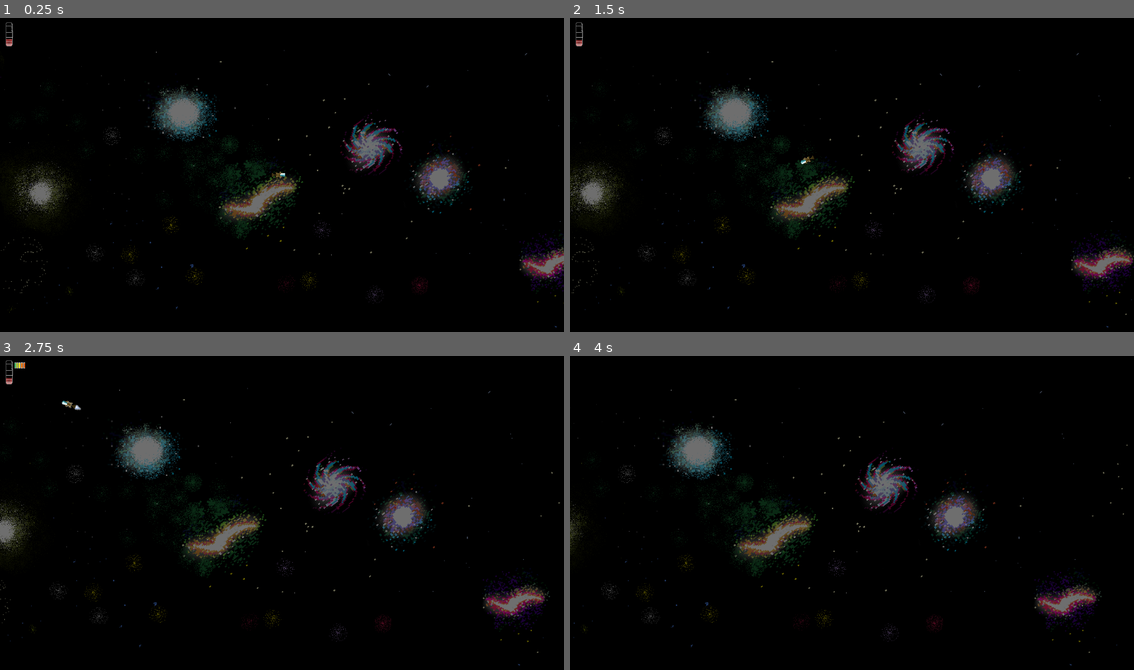
Above: before the commit, frames 1-4 (two rows, left to right).
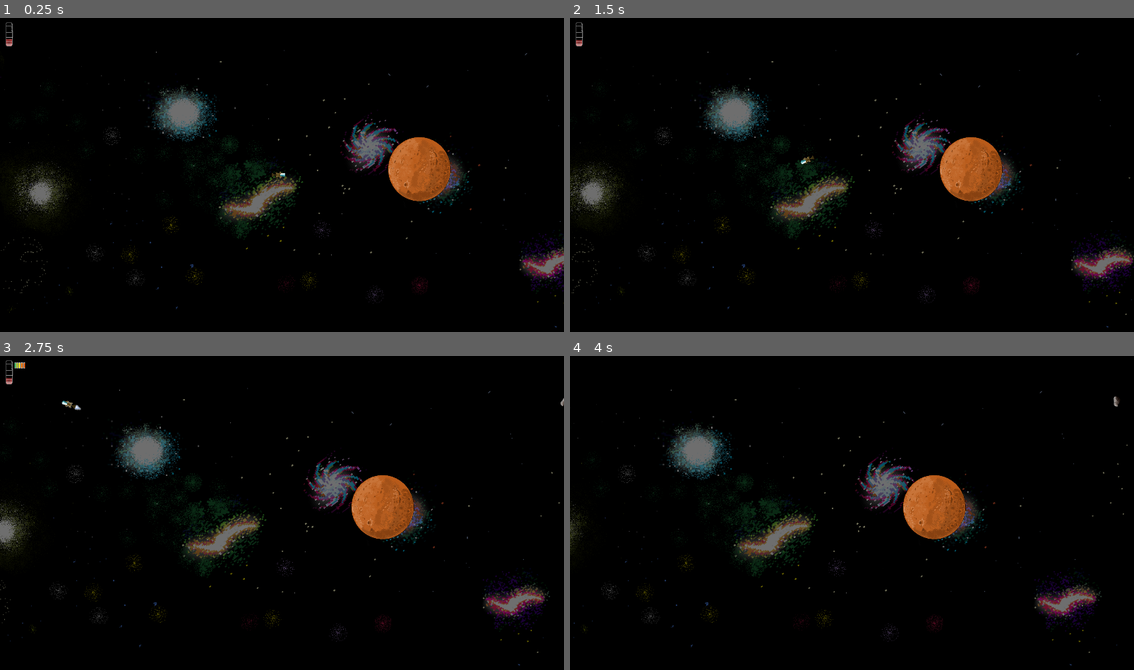
Above: after the commit, the same moments.

Repository: ricargoes/super-platypus-drifter
Game: Godot game, scene res://levels/ProceduralLevel.tscn
The game is run twice, just before and just after one commit, with the same random seed, the same clock (stepped at 60 frames per second) and the same inputs. The project has no main scene, so this scene is started directly.
Inputs:
- Up to frame 1 (0.25 s): no input
- Up to frame 2 (1.5 s): hold Right (ship_turn_right) 0.53-1.28 s; hold Space (ship_boost) 0.53-1.28 s; hold Left (ship_turn_left) from 1.28 s (still down); tap Space (ship_boost) at 1.35 s
- Up to frame 3 (2.75 s): release Left (ship_turn_left) at 2.03 s; hold Right (ship_turn_right) from 2.03 s (still down); hold Space (ship_boost) from 2.03 s (still down)
- Up to frame 4 (4 s): release Space (ship_boost) at 2.78 s; tap Space (ship_boost) at 2.85 s; release Right (ship_turn_right) at 3.53 s; hold Left (ship_turn_left) from 3.53 s (still down); hold Space (ship_boost) from 3.53 s (still down)

The runs differ from the first frame. In frame 1, 1.8% of the frame differs, in the area x 68-80%, y 37-59%; in frame 2, 1.8%; in frame 3, 1.8%; in frame 4, 1.8%, in the area x 59-98%, y 12-59%.
Error in both runs: Invalid get index 'position' (on base: 'previously freed instance'). (res://levels/Level.gd:28)

Commit message:
Sine generator working

Diff:
--- a/SPD.gd
+++ b/SPD.gd
@@ -30,15 +30,18 @@
 # Space entities info data
 var SPACE_ENTITIES_INFO = {
 	SPACE_ENTITIES.PLANET: SpaceEntityInfo.new(
-		preload("res://planets/Planet.tscn"), 1),
+		preload("res://planets/Planet.tscn"), 0),
 	SPACE_ENTITIES.ASTEROID: SpaceEntityInfo.new(
 		preload("res://actors/Asteroid.tscn"), 0.3),
 	SPACE_ENTITIES.BLACKHOLE: SpaceEntityInfo.new(
 		preload("res://actors/BlackHole.tscn"), 0.3),
 	SPACE_ENTITIES.BOMBPLANET: SpaceEntityInfo.new(
-		preload("res://planets/BombPlanet.tscn"), 0.1),
+		preload("res://planets/BombPlanet.tscn"), 0.9),
+}
+
+var PLANET_ENTITIES_INFO = {
 	SPACE_ENTITIES.FUELCAN: SpaceEntityInfo.new(
-		preload("res://powerups/FuelCan.tscn"), 1),
+		preload("res://powerups/FuelCan.tscn"), 0.8),
 	SPACE_ENTITIES.DARKENERGY: SpaceEntityInfo.new(
-		preload("res://powerups/DarkEnergy.tscn"), 10),
+		preload("res://powerups/DarkEnergy.tscn"), 0.95),
 }
--- a/levels/ProceduralManager.gd
+++ b/levels/ProceduralManager.gd
@@ -7,19 +7,19 @@
 # is kept. Each cell has a a list to hold the entities spawned inside it and
 # other fields to determine the spawning algorithm.
 
+# Form followed by the cleared area in the screen (space ensured empty)
 enum CELL_STYLES {
-
-	# Form followed by the cleared area in the screen (space ensured empty)
 	TUNNEL = 0,   # A strip in the middle of the screen
 	SIN = 1,      # A sine wave
 	SAW = 2,      # A saw (back an forth diagonally from top to bottom)
 	GOODLUCK = 3, # Disable the ensured space
-
-	# Vertical position for the cleared area
-	MIDDLE = -1,
-	TOP = 0,
+}
+
+# Vertical position for the cleared area
+enum CELL_HEIGHTS {
+	TOP = -1,
+	MIDDLE = 0,
 	BOTTOM = 1,
-
 }
 
 # Disable or enable the GOODLUCK cell style
@@ -43,27 +43,29 @@
 var cells = []
 
 # Editor configuration with defaul values
-export(float) var initial_density = 1
+export(float) var initial_density = 5
 export(int) var density_change_distance = 1960
-export(float) var density_change_ammount = 0.5
+export(float) var density_change_ammount = 1
 
 export(float) var initial_variety = 1
 export(int) var variety_change_distance = 1960
 export(float) var variety_change_ammount = 0.5
-export(float) var variety_reduction_factor = 4
+export(float) var variety_reduction_factor = 1
 
 export(float) var initial_fuel_factor = 0.5
 export(int) var fuel_factor_change_distance = 1960
 export(float) var fuel_factor_change_ammount = 0
 
-export(float) var initial_tunnel_widht = 560
+export(float) var initial_tunnel_widht = 320
 export(int) var tunnel_widht_change_distance = 1960
-export(float) var tunnel_widht_change_ammount = 10
-export(int) var tunnel_widht_change_minimun = 150
+export(float) var tunnel_widht_change_ammount = 5
+export(int) var tunnel_widht_change_minimun = 120
 
 export(GOODLUCK_OPTIONS) var goodluck = 0
 
 # Locals
+onready var rnd = RandomNumberGenerator.new()
+onready var root = $".."
 onready var camera = $"../Camera"
 onready var starting_position = camera.position.x
 onready var last_cell = int(camera.position.x) % int(SPD.LEVEL_WIDTH)
@@ -97,39 +99,130 @@
 	current_tunnel_width = \
 		max(current_tunnel_width, tunnel_widht_change_minimun)
 
+func _select_random_entity():
+	var adjusted_variety = {}
+	for entity_info_key in SPD.SPACE_ENTITIES_INFO.keys():
+		adjusted_variety[entity_info_key] = \
+			SPD.SPACE_ENTITIES_INFO[entity_info_key].rarity \
+			* variety_reduction_factor \
+			/ current_variety
+	var pool = []
+	var roll = rnd.randf()
+	for entity in adjusted_variety.keys():
+		if adjusted_variety[entity] < roll:
+			pool.push_back(entity)
+	return pool[rnd.randi_range(0, len(pool)-1)]
+
+func _get_valid_y_coord(cell_info, cell_x):
+
+	if cell_info.cell_style == CELL_STYLES.TUNNEL:
+		var top_minimun = 0
+		var top_maximun = SPD.LEVEL_HEIGHT / 2 - current_tunnel_width / 2
+		var bottom_minimun = SPD.LEVEL_HEIGHT / 2 + current_tunnel_width / 2
+		var bottom_maximun = SPD.LEVEL_HEIGHT
+		if rnd.randi_range(0, 1) == 0:
+			return rnd.randi_range(top_minimun, top_maximun)
+		else:
+			return rnd.randi_range(bottom_minimun, bottom_maximun)
+
+	if cell_info.cell_style == CELL_STYLES.SIN \
+			or cell_info.cell_style == CELL_STYLES.SAW:
+		var minimun = 0
+		var maximun = SPD.LEVEL_HEIGHT
+		var inner_cell_point = fmod(cell_x, SPD.LEVEL_WIDTH)
+		var inner_cell_point_factor = inner_cell_point / SPD.LEVEL_WIDTH
+		var sine_in_cell_x = sin(2 * PI * inner_cell_point_factor)
+		var sine_in_safezone = (sine_in_cell_x + 1) / 2 * SPD.LEVEL_HEIGHT
+		if sine_in_safezone - current_tunnel_width < 0:
+			minimun = sine_in_safezone + current_tunnel_width
+			maximun = SPD.LEVEL_HEIGHT
+		elif sine_in_safezone + current_tunnel_width > SPD.LEVEL_HEIGHT:
+			minimun = 0
+			maximun = sine_in_safezone - current_tunnel_width
+			return rnd.randi_range(minimun, maximun)
+		else:
+			if rnd.randi_range(0, 1) == 0:
+				minimun = 0
+				maximun = sine_in_safezone - current_tunnel_width
+			else:
+				minimun = sine_in_safezone + current_tunnel_width
+				maximun = SPD.LEVEL_HEIGHT
+		return rnd.randi_range(minimun, maximun)
+
+	# TODO: Implement SAW
+
+	else:
+		return rnd.randi_range(0, SPD.LEVEL_HEIGHT)
+
+func _spawn_random_entity(cell_info, cell_number):
+	var adjusted_variety = {}
+	for entity_info_key in SPD.SPACE_ENTITIES_INFO.keys():
+		adjusted_variety[entity_info_key] = \
+			SPD.SPACE_ENTITIES_INFO[entity_info_key].rarity \
+			* variety_reduction_factor \
+			/ current_variety
+	var pool = []
+	var roll = rnd.randf()
+	for entity in adjusted_variety.keys():
+		if adjusted_variety[entity] < roll:
+			pool.push_back(entity)
+	var selected_entity = _select_random_entity()
+
+	var new_entity = \
+		SPD.SPACE_ENTITIES_INFO[selected_entity].scene.instance()
+	var entity_x = \
+		rnd.randi_range(0, SPD.LEVEL_WIDTH) + cell_number * SPD.LEVEL_WIDTH
+	new_entity.set_global_position(Vector2(
+		entity_x,
+		_get_valid_y_coord(cell_info, entity_x)
+	))
+	call_deferred("add_child", new_entity)
+
 func _new_cell(cell_number):
-	print(
-		"Generating cell " + str(cell_number) + " :"
-		+ "\n    Density: " + str(current_density)
-		+ "\n    Variety: " + str(current_variety)
-		+ "\n    Variety reduction: " + str(variety_reduction_factor)
-		+ "\n    Fuel frequency: " + str(current_fuel_factor)
-		+ "\n    Tunnel width: " + str(current_tunnel_width)
-	)
-	var new_safezone_style = CELL_STYLES.TUNNEL  # TODO: Random
-	print("    Style: " + str(new_safezone_style))
-	var new_safezone_height = CELL_STYLES.MIDDLE  # TODO: Random
-	print("    Height: " + str(new_safezone_height))
+
+	var safezone_style_max = CELL_STYLES.SAW
+	if goodluck:
+		safezone_style_max = CELL_STYLES.GOODLUCK
+	var new_safezone_style = \
+		rnd.randi_range(CELL_STYLES.TUNNEL, safezone_style_max)
+
+	var new_safezone_height = CELL_HEIGHTS.MIDDLE
+	if goodluck:
+		new_safezone_height = \
+			rnd.randi_range(CELL_HEIGHTS.TOP, CELL_HEIGHTS.BOTTOM)
+
 	var new_cell = Cell.new(new_safezone_style, new_safezone_height)
-	for number in range(floor(current_density)):
-		var entity_x = 0  # TODO: Random
-		var entity_y = 0  # TODO: Random (using style and witdh)
+
+	# Cell behind coord 0 always empty
+	if cell_number == -1:
+		pass
+
+	# First cell always have one planet
+	elif cell_number == 0:
+		var new_entity = SPD.SPACE_ENTITIES_INFO[0].scene.instance()
+		new_entity.set_global_position(Vector2(SPD.LEVEL_WIDTH * 0.75, 520))
+		call_deferred("add_child", new_entity)
+
+	# For other cells use rnd
+	else:
+		for _number in range(floor(current_density)):
+			_spawn_random_entity(new_cell, cell_number)
+
 	return new_cell
 
 func _clear_cell(cell):
 	for entity in cell.entities:
 		entity.free()
-		print("Cleared.")
 
 func _init_cells():
 	for cell in cells:
 		_clear_cell(cell)
 	cells = []
-	cells.push_back(_new_cell(current_cell-2))
-	cells.push_back(_new_cell(current_cell-1))
+	cells.push_back(_new_cell(current_cell - 2))
+	cells.push_back(_new_cell(current_cell - 1))
 	cells.push_back(_new_cell(current_cell))
-	cells.push_back(_new_cell(current_cell+1))
-	cells.push_back(_new_cell(current_cell+2))
+	cells.push_back(_new_cell(current_cell + 1))
+	cells.push_back(_new_cell(current_cell + 2))
 
 func _ready():
 	_update_locals()
@@ -138,12 +231,10 @@
 
 func _shift_cells(backwards=false):
 	if not backwards:
-		print("Clearing cell " + str(current_cell - 3))
 		_clear_cell(cells[0])
 		cells = [cells[1], cells[2], cells[3], cells[4]]
 		cells.push_back(_new_cell(current_cell + 2))
 	else:
-		print("Clearing cell " + str(current_cell + 3))
 		_clear_cell(cells[4])
 		cells = [cells[0], cells[1], cells[2], cells[3]]
 		cells.push_front(_new_cell(current_cell - 2))
